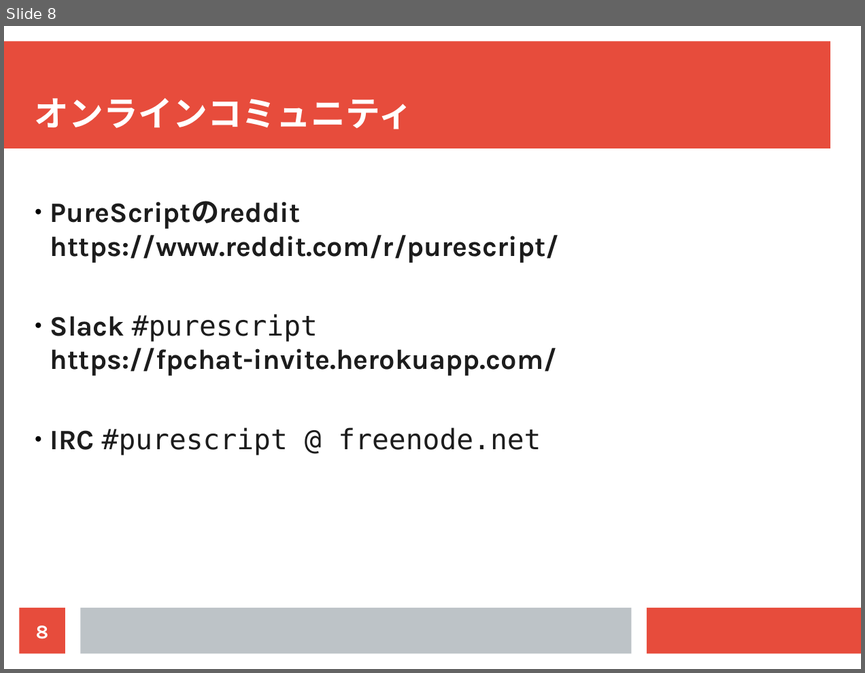
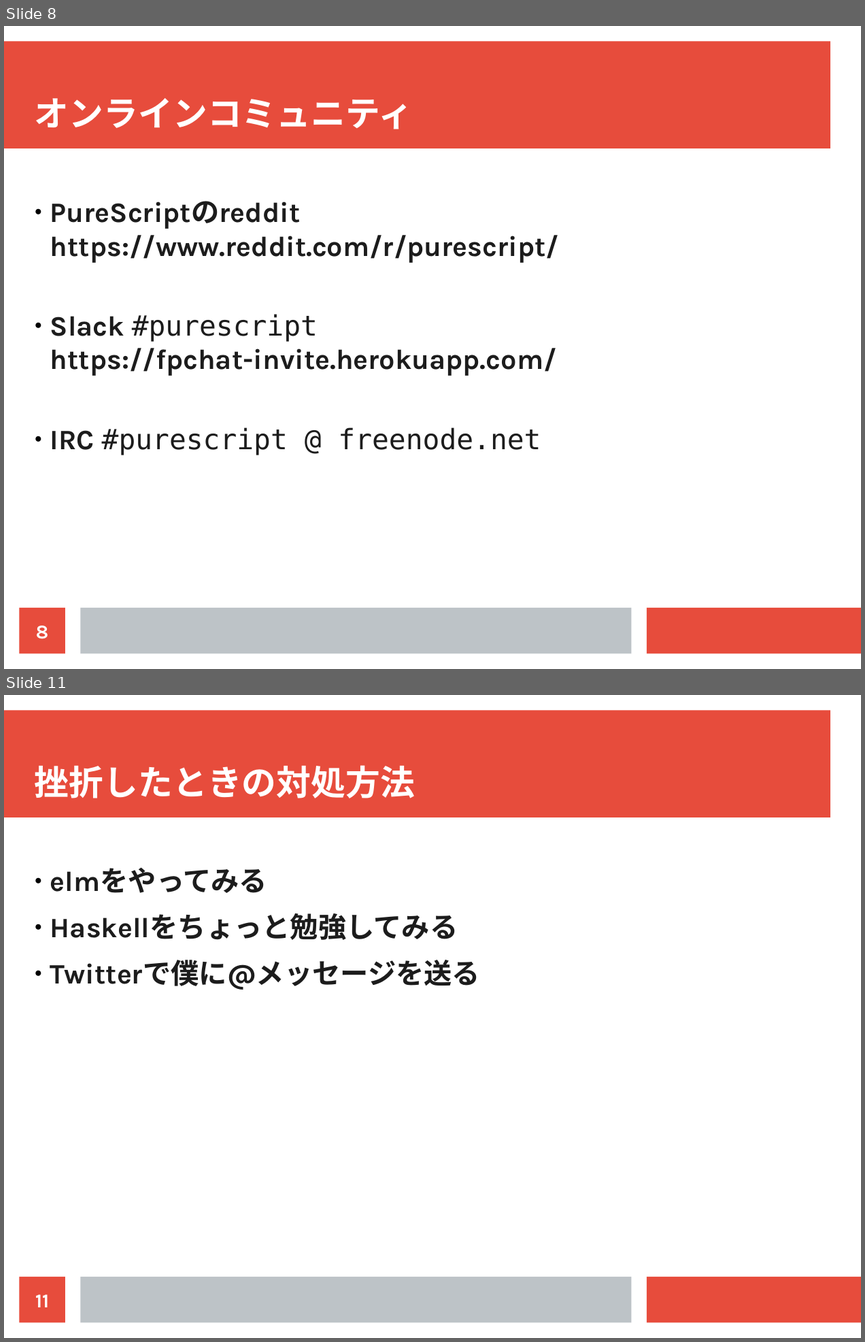
Before and after one commit to cdepillabout/purescript-community-presentation, a slide deck: purescript-community.odp. Shown one above the other, each under a label of ours: slide 8 before the commit, slides 8 and 11 after it; the slides between them are not shown. The pictures are 865x673 and 865x1342 pixels, drawn with LibreOffice and Linux fonts; fonts in the diff are those of the drawing. Boxes give left, top, right and bottom in pixels: in the first picture for what was removed or moved away, otherwise in the second. Text is boxed around its words. In the diff, an @@ line names an element or a change of style, - is before the commit and + after.

```diff
--- a/purescript-community.odp
+++ b/purescript-community.odp
@@ slide 11 added at <box>4,695,861,1338</box>, background #FFFFFF; not listed: 3 template elements that a slide beside it also shows @@
@@ title added at <box>35,765,415,798</box>, 32 pt, text #FFFFFF, bold @@
+挫折したときの対処方法
@@ text added at <box>50,867,480,989</box>, 26 pt, text #1C1C1C, bold @@
+● elmをやってみる
+● Haskellをちょっと勉強してみる
+● Twitterで僕に@メッセージを送る
@@ page number added at <box>20,1276,65,1323</box>, fill #E74C3C, 18 pt, text #FFFFFF, bold @@
+11
```
Also in this commit, not shown: 4 slides changed, 1 other slide added, 1 other file.
